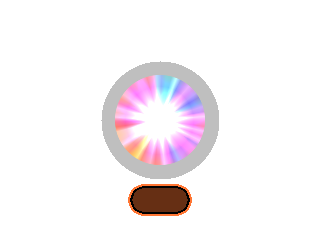
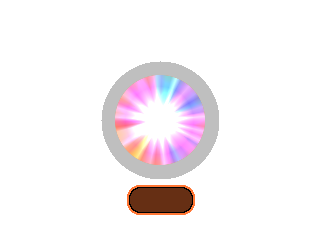
The second 320px x 240px image is a revision of the first. Changes to its layers:
painted on "fg" over left=115, top=75, right=205, bottom=216
